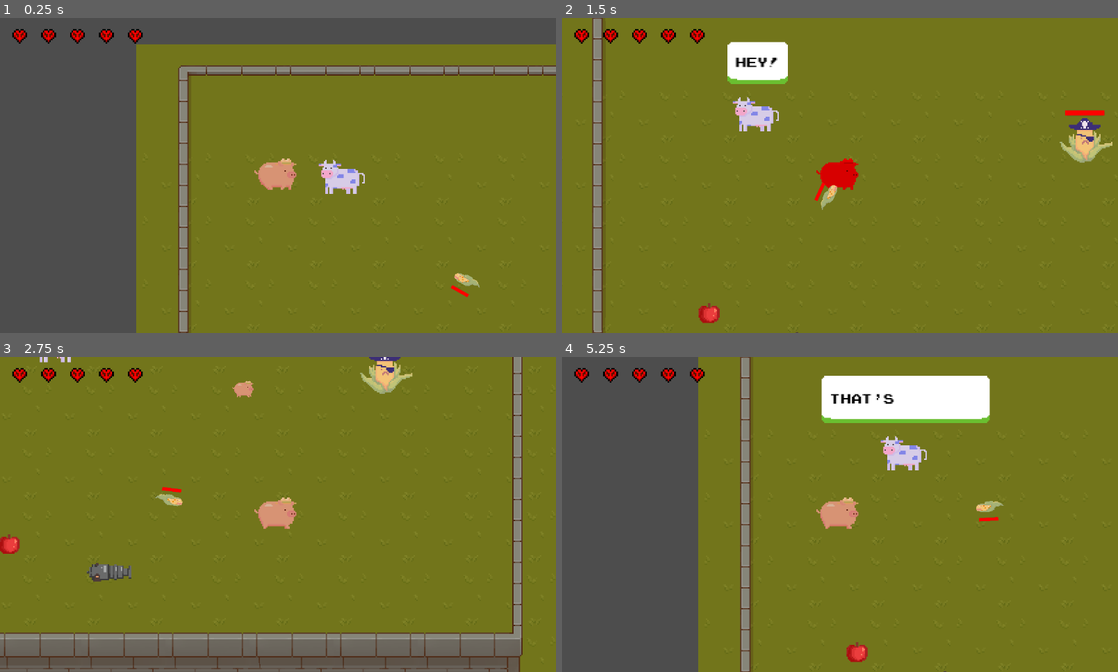
Above: before the commit, frames 1-4 (two rows, left to right).
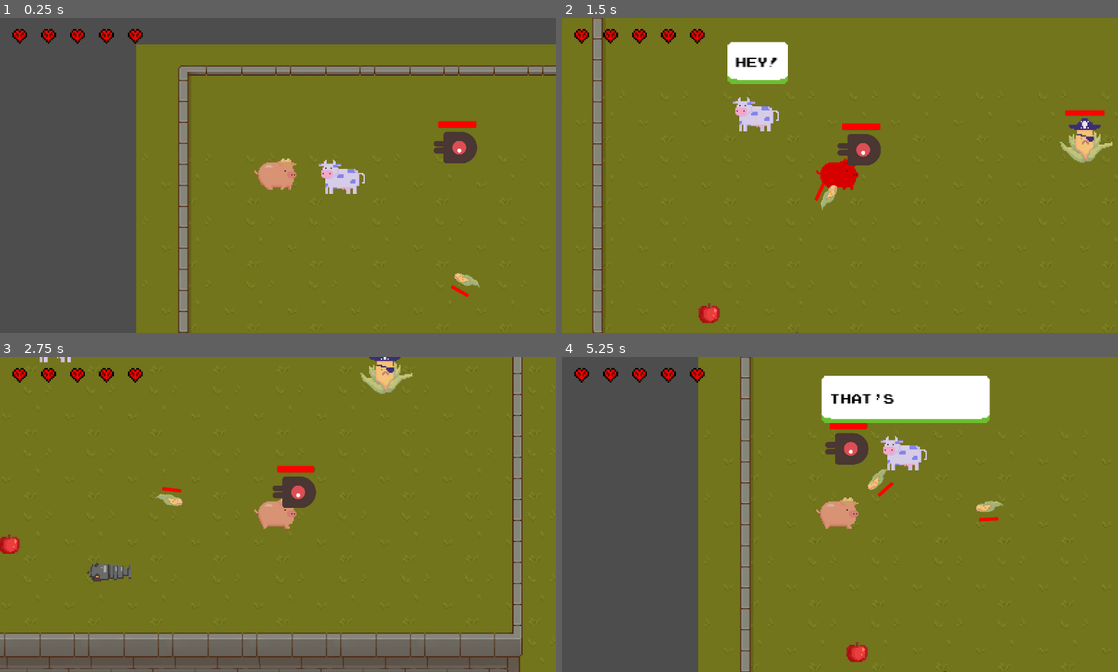
Above: after the commit, the same moments.

Repository: JasonLee4/MaizeRunnerGame
Game: Godot game, scene res://scenes/levels/main_level.tscn
Same seed, same stepped clock (60 frames per second), same inputs: the game is played once before the commit and once after it.
Inputs (mouse positions are in pixels of both pictures, inside the frame that each line leads up to):
- Up to frame 1 (0.25 s): no input
- Up to frame 2 (1.5 s): move the mouse to (962, 159) at 0.52 s; hold D (right) 0.53-1.28 s; hold F (advance_dialogue) 0.53-1.28 s; move the mouse to (728, 191) at 1.27 s; hold S (down) from 1.28 s (still down); tap Space (dash) at 1.35 s
- Up to frame 3 (2.75 s): move the mouse to (333, 445) at 2.02 s; release S (down) at 2.03 s; hold D (right) from 2.03 s (still down); click (333, 445) at 2.1 s
- Up to frame 4 (5.25 s): move the mouse to (812, 577) at 2.77 s; release D (right) at 2.78 s; hold W (up) 2.78-3.53 s; tap F (advance_dialogue) at 2.85 s; move the mouse to (1006, 561) at 3.52 s; hold A (left) 3.53-5.03 s; tap Space (dash) at 3.6 s; move the mouse to (673, 467) at 4.27 s; click (673, 467) at 4.35 s; move the mouse to (867, 514) at 5.02 s; hold S (down) from 5.03 s (still down); hold F (advance_dialogue) from 5.03 s (still down)

The runs differ from the first frame. In frame 1, 0.8% of the frame differs, in the area x 78-86%, y 32-47%; in frame 2, 0.8%; in frame 3, 0.9%; in frame 4, 0.9%, in the area x 47-60%, y 20-45%.

Commit message:
Implemented simple boss with two stages

Diff:
--- /dev/null
+++ b/scenes/bosses/boss.gd
@@ -0,0 +1,9 @@
+extends enemy
+
+func _ready():
+	MAX_HEALTH = 1000
+	health = 1000
+	damage = 0
+
+	$Healthbar.max_value = MAX_HEALTH
+	set_health()
--- /dev/null
+++ b/scenes/bosses/boss.tscn
@@ -0,0 +1,102 @@
+[gd_scene load_steps=15 format=3 uid="uid://cyjp1plfm3sc2"]
+
+[ext_resource type="Script" path="res://scenes/bosses/boss.gd" id="1_0dwle"]
+[ext_resource type="Texture2D" uid="uid://825vqg53eb4y" path="res://assets/enemyFlyingAlt_1.png" id="1_lornf"]
+[ext_resource type="Texture2D" uid="uid://emfpb4u68gqe" path="res://assets/enemyFlyingAlt_2.png" id="2_t7gqp"]
+[ext_resource type="Texture2D" uid="uid://cwu076qg8x6r6" path="res://assets/enemySwimming_1.png" id="3_7mv4u"]
+[ext_resource type="Texture2D" uid="uid://cf6jsrwuehpnh" path="res://assets/enemySwimming_2.png" id="4_3hmwn"]
+[ext_resource type="Texture2D" uid="uid://dal1l060e2lks" path="res://assets/enemyWalking_1.png" id="5_bkc5s"]
+[ext_resource type="Texture2D" uid="uid://b3vtti24til65" path="res://assets/enemyWalking_2.png" id="6_ijbou"]
+[ext_resource type="Script" path="res://scenes/enemies/Healthbar.gd" id="7_qons8"]
+[ext_resource type="Script" path="res://scripts/States/State Machine.gd" id="8_afv7l"]
+[ext_resource type="Script" path="res://scripts/States/BossSpawnMinions.gd" id="9_t82vn"]
+[ext_resource type="Script" path="res://scripts/States/BossFollowing.gd" id="11_u0yoo"]
+
+[sub_resource type="SpriteFrames" id="SpriteFrames_b3y7r"]
+animations = [{
+"frames": [{
+"duration": 1.0,
+"texture": ExtResource("1_lornf")
+}, {
+"duration": 1.0,
+"texture": ExtResource("2_t7gqp")
+}],
+"loop": true,
+"name": &"fly",
+"speed": 5.0
+}, {
+"frames": [{
+"duration": 1.0,
+"texture": ExtResource("3_7mv4u")
+}, {
+"duration": 1.0,
+"texture": ExtResource("4_3hmwn")
+}],
+"loop": true,
+"name": &"swim",
+"speed": 5.0
+}, {
+"frames": [{
+"duration": 1.0,
+"texture": ExtResource("5_bkc5s")
+}, {
+"duration": 1.0,
+"texture": ExtResource("6_ijbou")
+}],
+"loop": true,
+"name": &"walk",
+"speed": 5.0
+}]
+
+[sub_resource type="CircleShape2D" id="CircleShape2D_eo23n"]
+
+[sub_resource type="RectangleShape2D" id="RectangleShape2D_ls7dl"]
+size = Vector2(40, 29)
+
+[node name="Boss" type="CharacterBody2D"]
+collision_layer = 2
+collision_mask = 13
+script = ExtResource("1_0dwle")
+
+[node name="AnimatedSprite2D" type="AnimatedSprite2D" parent="."]
+scale = Vector2(0.25, 0.25)
+sprite_frames = SubResource("SpriteFrames_b3y7r")
+animation = &"walk"
+
+[node name="CollisionShape2D" type="CollisionShape2D" parent="."]
+shape = SubResource("CircleShape2D_eo23n")
+
+[node name="VisibleOnScreenNotifier2D" type="VisibleOnScreenNotifier2D" parent="."]
+
+[node name="enemy_hitbox" type="Area2D" parent="."]
+collision_layer = 2
+collision_mask = 13
+
+[node name="CollisionShape2D" type="CollisionShape2D" parent="enemy_hitbox"]
+position = Vector2(0, -0.5)
+shape = SubResource("RectangleShape2D_ls7dl")
+
+[node name="dmg_iframe_cooldown" type="Timer" parent="."]
+
+[node name="Healthbar" type="ProgressBar" parent="."]
+offset_left = -13.0
+offset_top = -20.0
+offset_right = 16.0
+offset_bottom = -15.0
+step = 1.0
+show_percentage = false
+script = ExtResource("7_qons8")
+
+[node name="attack_cooldown" type="Timer" parent="."]
+
+[node name="State Machine" type="Node" parent="." node_paths=PackedStringArray("initial_state")]
+script = ExtResource("8_afv7l")
+initial_state = NodePath("follow")
+
+[node name="minions" type="Node" parent="State Machine" node_paths=PackedStringArray("boss")]
+script = ExtResource("9_t82vn")
+boss = NodePath("../..")
+
+[node name="follow" type="Node" parent="State Machine" node_paths=PackedStringArray("boss")]
+script = ExtResource("11_u0yoo")
+boss = NodePath("../..")
--- a/scenes/enemies/followingEnemy.tscn
+++ b/scenes/enemies/followingEnemy.tscn
@@ -55,7 +55,7 @@
 
 [node name="FollowingEnemy" type="CharacterBody2D"]
 collision_layer = 2
-collision_mask = 13
+collision_mask = 15
 script = ExtResource("1_dfq2f")
 speed = 60
 
--- a/scenes/levels/main_level.tscn
+++ b/scenes/levels/main_level.tscn
@@ -11,6 +11,7 @@
 [ext_resource type="PackedScene" uid="uid://cmkg6swofcroi" path="res://scenes/enemies/cornpirate.tscn" id="9_mfwi1"]
 [ext_resource type="PackedScene" uid="uid://bk38y6qrxf7ab" path="res://scenes/items/consumables/apple.tscn" id="10_w7piv"]
 [ext_resource type="PackedScene" uid="uid://brr1wrgpu1otg" path="res://scenes/items/weapons/cannon.tscn" id="11_8e02o"]
+[ext_resource type="PackedScene" uid="uid://cyjp1plfm3sc2" path="res://scenes/bosses/boss.tscn" id="12_3166n"]
 
 [sub_resource type="TileSetAtlasSource" id="TileSetAtlasSource_k4stf"]
 texture = ExtResource("1_nebb2")
@@ -1590,3 +1591,6 @@
 
 [node name="cannon" parent="." instance=ExtResource("11_8e02o")]
 position = Vector2(199, 277)
+
+[node name="Boss" parent="." instance=ExtResource("12_3166n")]
+position = Vector2(248, 78)
--- /dev/null
+++ b/scripts/States/BossFollowing.gd
@@ -0,0 +1,24 @@
+extends State
+class_name BossFollowing
+
+@export var boss: CharacterBody2D
+@export var move_speed := 20
+var player : CharacterBody2D
+
+const followingTotalTime = 5
+var followingTime : float
+
+func enter():
+	followingTime = 0
+	player = boss.get_parent().get_node("Pig")
+
+func update(delta: float):
+	if followingTime < followingTotalTime:
+		followingTime += delta
+	else:
+		transitioned.emit(self, "minions")
+
+func physics_update(delta: float):
+	var direction = player.global_position - boss.global_position
+	boss.velocity = Vector2(direction.normalized() * move_speed)
+	boss.move_and_slide()
--- /dev/null
+++ b/scripts/States/BossJumping.gd
@@ -0,0 +1,11 @@
+extends Node
+
+
+# Called when the node enters the scene tree for the first time.
+func _ready():
+	pass # Replace with function body.
+
+
+# Called every frame. 'delta' is the elapsed time since the previous frame.
+func _process(delta):
+	pass
--- /dev/null
+++ b/scripts/States/BossSpawnMinions.gd
@@ -0,0 +1,39 @@
+extends State
+class_name BossSpawnMinions
+
+const totalMinions = 10
+const spawnTime = 0.5
+
+var spawnCooldown : float
+var minionsSpawned : int
+
+@export var boss : CharacterBody2D
+
+const minionSpawnDistance = 50
+@onready var minion_scene = preload("res://scenes/enemies/followingEnemy.tscn")
+
+#TODO delete after deubgging
+var exited = false
+
+func enter():
+	spawnCooldown = spawnTime
+	minionsSpawned = 0
+	#print(boss.global_position)
+	spawn_minion()
+
+func spawn_minion():
+	var minion = minion_scene.instantiate()
+	boss.get_parent().add_child(minion)
+	minion.global_position = boss.global_position+Vector2(randf()*minionSpawnDistance, randf()*minionSpawnDistance)
+	#print(get_parent().get_parent().get_parent())
+	print("Spawning minion at ", minion.global_position)
+
+func update(delta: float):
+	if spawnCooldown > 0:
+		spawnCooldown -= delta
+	elif minionsSpawned < totalMinions:
+		spawn_minion()
+		spawnCooldown = spawnTime
+		minionsSpawned += 1
+	else:
+		transitioned.emit(self, "follow")
--- /dev/null
+++ b/scripts/States/State Machine.gd
@@ -0,0 +1,37 @@
+extends Node
+
+var states : Dictionary = {}
+var current_state : State
+
+@export var initial_state: State
+
+func _ready():
+	for child in get_children():
+		if child is State:
+			states[child.name.to_lower()] = child
+			child.transitioned.connect(on_child_transition)
+
+	if initial_state:
+		initial_state.enter()
+		current_state = initial_state
+
+func _process(delta):
+	if current_state:
+		current_state.update(delta)
+
+func _physics_process(delta):
+	if current_state:
+		current_state.physics_update(delta)
+
+func on_child_transition(state, new_state_name):
+	if state != current_state:
+		return
+
+	var new_state = states.get(new_state_name.to_lower())
+	if !new_state:
+		return
+
+	if current_state:
+		current_state.exit()
+	new_state.enter()
+	current_state = new_state
--- /dev/null
+++ b/scripts/States/State.gd
@@ -0,0 +1,16 @@
+extends Node
+class_name State
+
+signal transitioned
+
+func enter():
+	pass
+
+func exit():
+	pass
+
+func update(delta):
+	pass
+
+func physics_update(delta):
+	pass
Not shown, added: assets/tilesets/corn2x.png.import
Not shown: 1 places in scenes/levels/main_level.tscn that only renumber resources
